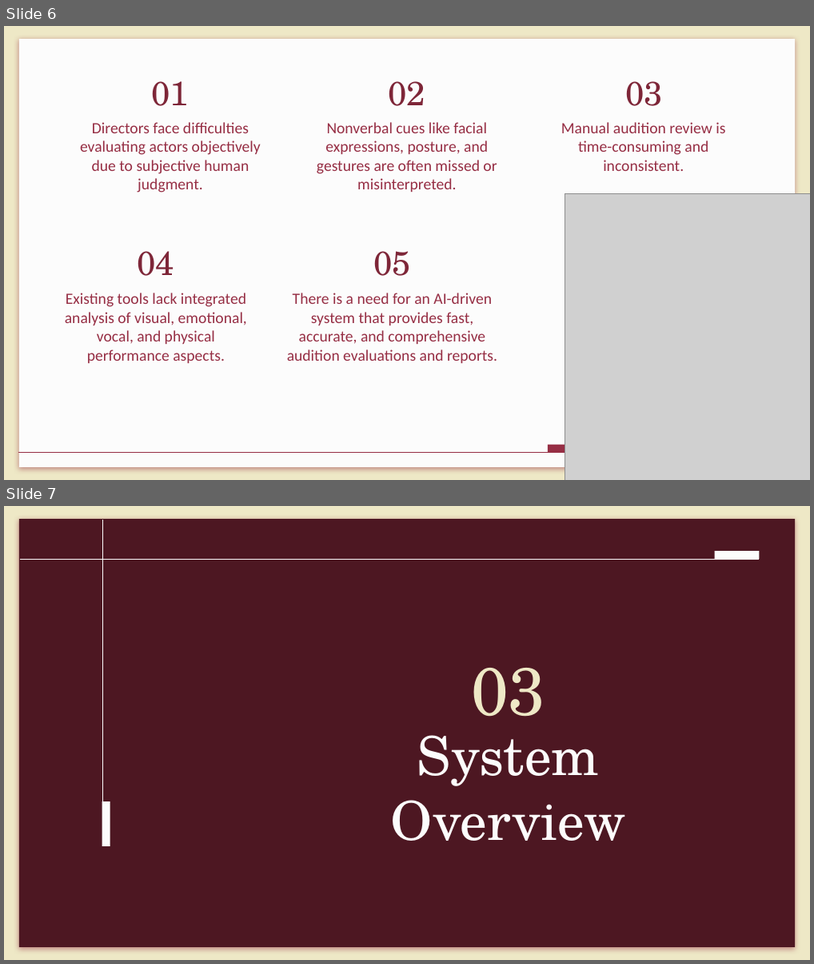
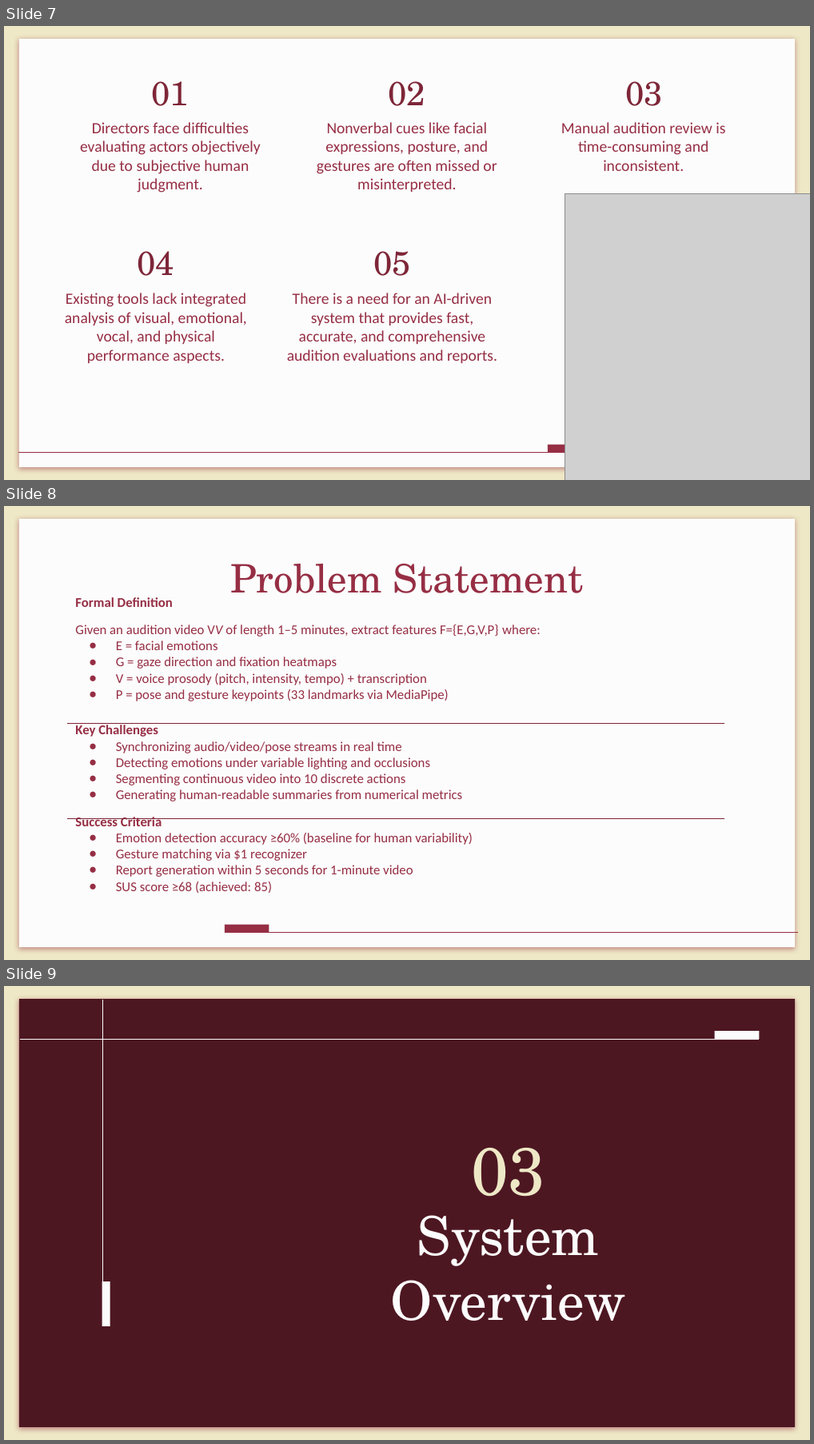
Before and after one commit to MiraPhilip12/Graduation_Project_ESLSCA, a slide deck: Final Milestone/Graduation_Project_Final_Presentation.pptx. Shown one above the other, each under a label of ours: slides 6 and 7 before the commit, slides 7, 8 and 9 after it. The pictures are 814x964 and 814x1444 pixels, drawn with LibreOffice and Linux fonts; fonts in the diff are those of the drawing; grey boxes stand for pictures. Boxes give left, top, right and bottom in pixels: in the first picture for what was removed or moved away, otherwise in the second. Text is boxed around its words. In the diff, an @@ line names an element or a change of style, - is before the commit and + after.

```diff
--- a/Final Milestone/Graduation_Project_Final_Presentation.pptx
+++ b/Final Milestone/Graduation_Project_Final_Presentation.pptx
@@ slide 8 added at [4, 506, 810, 960], background #EEE8C6; not listed: 1 template element that a slide beside it also shows @@
@@ title added at [230, 564, 583, 593], 35 pt, text #962E44 @@
+Problem Statement
@@ text added at [75, 597, 541, 701], 12 pt, text #962E44 @@
+Formal Definition
+Given an audition video VV of length 1–5 minutes, extract features F={E,G,V,P} where:
+● E = facial emotions
+● G = gaze direction and fixation heatmaps
+● V = voice prosody (pitch, intensity, tempo) + transcription
+● P = pose and gesture keypoints (33 landmarks via MediaPipe)
@@ line added from (68, 723) to (725, 723), #7D2335 0.75 pt @@
@@ text added at [75, 724, 463, 801], 12 pt, text #962E44 @@
+Key Challenges
+● Synchronizing audio/video/pose streams in real time
+● Detecting emotions under variable lighting and occlusions
+● Segmenting continuous video into 10 discrete actions
+● Generating human-readable summaries from numerical metrics
@@ text added at [75, 816, 473, 892], 12 pt, text #962E44 @@
+Success Criteria
+● Emotion detection accuracy ≥60% (baseline for human variability)
+● Gesture matching via $1 recognizer
+● Report generation within 5 seconds for 1-minute video
+● SUS score ≥68 (achieved: 85)
@@ line added from (68, 818) to (725, 818), #7D2335 0.75 pt @@
@@ line added from (225, 932) to (798, 932), #962E44 0.75 pt @@
@@ rectangle added at [225, 924, 270, 932], fill #962E44 @@
@@ what was slide 6 is now slide 7 @@
@@ what was slide 7 is now slide 9 @@
```
Also in this commit, not shown: 2 slides changed, 6 other slides added, 4 slides removed, 3 other files.
